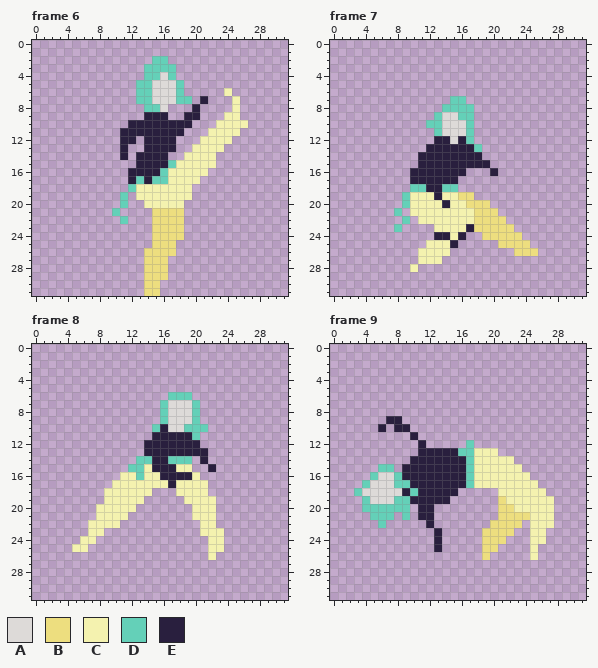
One commit to this pixel-art file: assets/characters/capoeirista.aseprite. The picture above was drawn from the file before the commit.
32x32 pixels, 9 frames. Shown: frame 6, frame 7, frame 8, frame 9. The commit also changed other frames, which this record leaves out.
Palette (. is transparent): A #dddad8  B #edde7f  C #f4f2af  D #64d0b8  E #291f3e
Pixels before, frame 6, first column x 10:
 2 .....DD..........
 3 ....DDDD.........
 4 ....DDAD.........
 5 ...DDAAAD........
 6 ...DDAAAD.....C..
 7 ...DDAAADD.E...C.
 8 ....DDA...E....C.
 9 ....EEE..EE...CC.
10 ..EEEEEEEE...CCCC
11 .EEEEEEEE...CCCC.
12 .EE.EEEE...CCCC..
13 .E..EEEE..CCCC...
14 .E.EEEE..CCCC....
15 ...EEEEDCCCCC....
16 ..EEEEDCCCCC.....
17 ..EDEDDCCCC......
18 ..DCCCCCCC.......
19 .D.CCCCCCC.......
20 .D..CCCCC........
21 D....BBBB........
22 .D...BBBB........
23 .....BBBB........
24 .....BBBB........
25 .....BBB.........
26 ....BBBB.........
27 ....BBB..........
28 ....BBB..........
29 ....BBB..........
30 ....BB...........
31 ....BB...........
Pixels before, frame 7, first column x 8:
 7 .......DD.........
 8 ......DDDD........
 9 .....DAADD........
10 ....DDAAAD........
11 .....DAAAD........
12 .....EEAED........
13 ....EEEEEED.......
14 ...EEEEEEEE.......
15 ...EEEEEEEEE......
16 ..EEEEEEE...E.....
17 ..EEEEEE..........
18 ..DDEEDD..........
19 .DCCCECCBB........
20 .DCCCCECCBBB......
21 D.CCCCCCCCBBB.....
22 .D.CCCCCCCBBBB....
23 D....CCCCEBBBBB...
24 .....EECE..BBBBB..
25 ....CCCE.....BBBB.
26 ...CCCC........BBB
27 ...CCC............
28 ..C...............
Pixels before, frame 8, first column x 5:
 6 ............DDD....
 7 ...........DAAAD...
 8 ...........DAAAD...
 9 ...........DAAAD...
10 ..........DEAADDD..
11 ..........EEEEED...
12 .........EEEEEEE...
13 .........EEEEEEEE..
14 ........DDEEDDD.E..
15 .......DDCEEECC..E.
16 ......CCDCCEEEEC...
17 .....CCCCCCCECCCC..
18 ....CCCCCC...CCCC..
19 ....CCCCC.....CCCC.
20 ...CCCCC.......CCC.
21 ...CCCC........CCC.
22 ..CCCC..........CC.
23 ..CC............CCC
24 .CC..............CC
25 CC...............CC
26 .................C.
Pixels before, frame 9, first column x 3:
 9 ....EE...................
10 ...E.EE..................
11 .......E.................
12 ........E.....D..........
13 ........EEEEEDDCCC.......
14 .......EEEEEEEDCCCCC.....
15 ...DD.EEEEEEEEDCCCCCC....
16 ..DAADEEEEEEEEDCCCCCCC...
17 .DAAADDEEEEEEEDCCCCCCCC..
18 DAAAAAEDEEEEE.....CCCCCC.
19 .DAAADDEEEEE......BCCCCCC
20 .DDDDDD.EE........BBCCCCC
21 ..DDD.D.EE........BBBBCCC
22 ...D.....E.......BBBB.CCC
23 ..........E.....BBBB..CC.
24 ..........E.....BBB...CC.
25 ..........E.....BB....C..
26 ................B.....C..
After the commit:
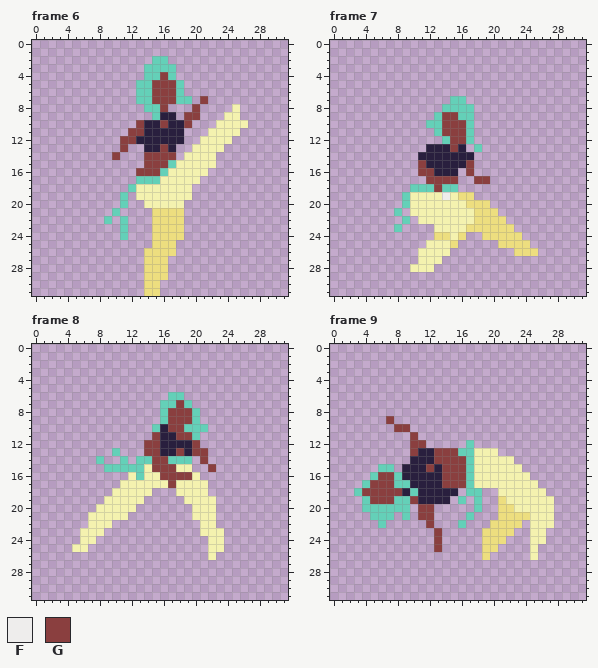
Colours new in this view: F #eeedec  G #8a3f3f
From old to new:
Frame 6, layer "Layer 1":
Colour D gives way to colour C in row 17 at x 16.
The edit adds colour D in row 22 at x 9; in rows 23 to 24 at x 11.
Colour E gives way to colour D in row 9 at x 15; in row 17 at x 14.
The edit adds colour E in row 9 at x 17; in row 12 at x 13 and 18.
The edit adds colour G in row 14 at x 10 and 17.
Colour A gives way to colour G in row 4 at x 16; in rows 5 to 7 at x 15 to 17; in row 8 at x 16.
Colour E gives way to colour G in row 7 at x 21; in row 8 at x 20; in row 9 at x 19 to 20; in row 10 at x 13, 16 and 19; in row 11 at x 12 to 13; in row 12 at x 11 to 12.
Colour E gives way to colour G in row 13 at x 11 and 16; in rows 14 to 15 at x 14 to 16; in row 16 at x 13 to 15.
Colour C is removed in row 6 at x 24; in row 7 at x 25.
Colour E is removed in row 9 at x 14; in row 10 at x 12; in row 11 at x 11; in row 14 at x 11 and 13; in row 15 at x 13; in rows 16 to 17 at x 12.
Frame 7, layer "Layer 1":
Colour E gives way to colour B in row 23 at x 17; in row 24 at x 13 to 14 and 16; in row 25 at x 15.
The edit adds colour C in row 28 at x 11 to 12.
Colour E gives way to colour C in row 19 at x 13; in row 20 at x 14.
Colour E gives way to colour D in row 12 at x 14; in row 18 at x 12.
Colour C gives way to colour F in row 19 at x 14.
The edit adds colour G in row 16 at x 17; in row 17 at x 18 to 19.
Colour A gives way to colour G in row 9 at x 14 to 15; in rows 10 to 11 at x 14 to 16; in row 12 at x 15.
Colour E gives way to colour G in row 12 at x 16; in row 13 at x 15; in row 15 at x 11 and 17; in row 16 at x 11 to 12; in row 17 at x 12 to 15; in row 18 at x 13.
Colour E is removed in row 12 at x 13; in row 13 at x 17; in row 14 at x 18; in row 15 at x 18 to 19; in row 16 at x 10, 16 and 20; in row 17 at x 10 to 11.
Frame 8, layer "Layer 1":
The edit adds colour C in row 21 at x 7; in row 23 at x 6.
The edit adds colour D in row 13 at x 10; in row 14 at x 8 and 11; in row 15 at x 9 to 11.
Colour A gives way to colour D in row 7 at x 17 and 19.
Colour A gives way to colour G in row 7 at x 18; in rows 8 to 9 at x 17 to 19; in row 10 at x 17 to 18.
Colour E gives way to colour G in row 11 at x 15 and 18 to 19; in row 12 at x 14 to 15 and 20; in row 13 at x 14 to 15, 18 and 20 to 21; in row 14 at x 15 to 16 and 21; in row 15 at x 15 to 17 and 22; in row 16 at x 16 to 19.
Colour E gives way to colour G in row 17 at x 17.
Colour C is removed in row 16 at x 11; in row 17 at x 10; in row 18 at x 9; in row 22 at x 10.
Colour D is removed in row 6 at x 19; in row 7 at x 20.
Frame 9, layer "Layer 1":
The edit adds colour D in row 18 at x 17 to 18; in row 19 at x 16 and 18; in row 20 at x 18; in row 21 at x 17; in row 22 at x 16.
The edit adds colour G in rows 12 to 13 at x 10.
Colour A gives way to colour G in row 16 at x 6 to 7; in row 17 at x 5 to 7; in row 18 at x 4 to 8; in row 19 at x 5 to 7.
Colour E gives way to colour G in row 9 at x 7; in row 10 at x 8 to 9; in row 11 at x 10; in row 12 at x 11; in row 13 at x 13 to 15; in row 14 at x 13 to 16.
Colour E gives way to colour G in row 15 at x 12 and 14 to 16; in rows 16 to 17 at x 14 to 16; in row 19 at x 10; in rows 20 to 21 at x 11 to 12; in row 22 at x 12; in rows 23 to 25 at x 13.
Colour E is removed in row 9 at x 8; in row 10 at x 6.
Changed places in both pictures, as pixel boxes (x1, y1, x2, y2):
changed: (112, 72, 240, 184)
added: (104, 216, 128, 240)
changed: (410, 112, 498, 272)
changed: (80, 392, 216, 536)
changed: (362, 416, 482, 552)
